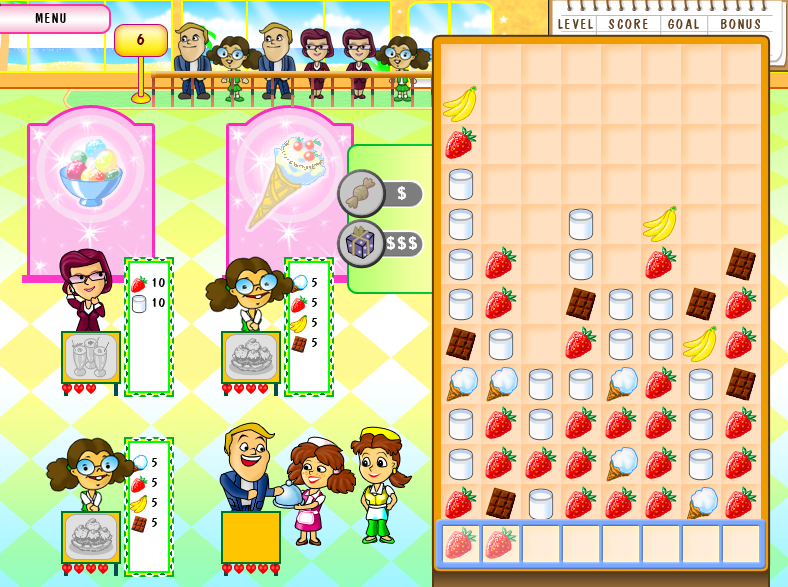
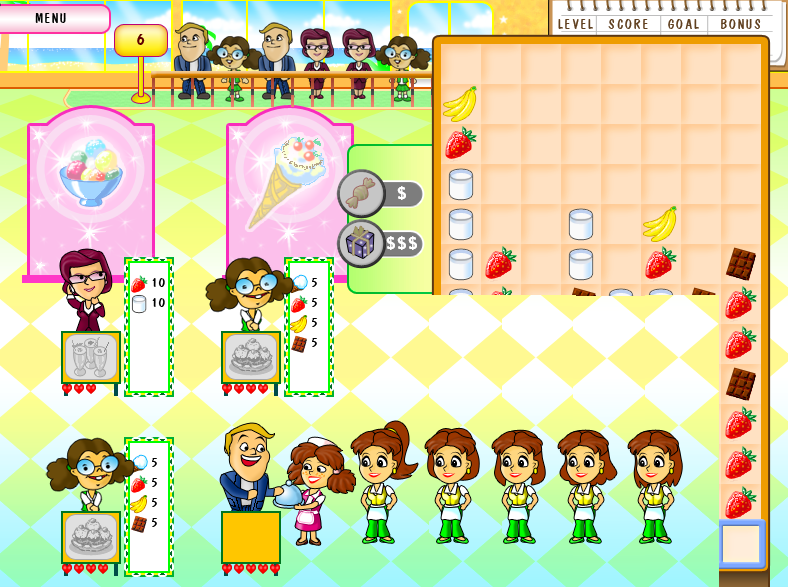
Before/after of a 788 x 587 layered artwork. What changed in the layer stack:
added group "model- (копия) 8" with 61 layers above "model- (копия) 7" over (x1=615, y1=415, x2=684, y2=543)
added group "Голова (копия) 8" with 32 layers in group "model- (копия) 8" over (x1=626, y1=415, x2=684, y2=496)
added group "туловище и ноги (копия) 8" with 19 layers in group "model- (копия) 8" over (x1=615, y1=481, x2=671, y2=543)
added layer "Слой 2 (копия) 8" in group "туловище и ноги (копия) 8" over (x1=615, y1=481, x2=669, y2=539)
added group "model- (копия) 7" with 61 layers above "model- (копия) 6" over (x1=545, y1=415, x2=617, y2=543)
added group "Голова (копия) 7" with 32 layers in group "model- (копия) 7" over (x1=556, y1=415, x2=614, y2=496)
added group "туловище и ноги (копия) 7" with 19 layers in group "model- (копия) 7" over (x1=545, y1=481, x2=601, y2=543)
added layer "Слой 2 (копия) 6" in group "туловище и ноги (копия) 7" over (x1=545, y1=481, x2=599, y2=539)
added group "хвост (копия) 3" with 1 layers in group "model- (копия) 7" over (x1=560, y1=430, x2=617, y2=486)
added layer "Фигура 5 (копия) 4" in group "хвост (копия) 3" over (x1=560, y1=430, x2=617, y2=486)
added group "model- (копия) 6" with 61 layers above "model- (копия) 5" over (x1=479, y1=415, x2=548, y2=543)
added group "Голова (копия) 6" with 32 layers in group "model- (копия) 6" over (x1=490, y1=415, x2=548, y2=496)
added group "туловище и ноги (копия) 6" with 19 layers in group "model- (копия) 6" over (x1=479, y1=481, x2=535, y2=543)
added layer "Слой 2 (копия) 4" in group "туловище и ноги (копия) 6" over (x1=479, y1=481, x2=533, y2=539)
added group "model- (копия) 5" with 61 layers above "model- (копия) 4" over (x1=412, y1=415, x2=481, y2=543)
added group "Голова (копия) 5" with 32 layers in group "model- (копия) 5" over (x1=424, y1=415, x2=481, y2=496)
painted on "Слой 1" over (x1=429, y1=295, x2=719, y2=587)
…and 237 more changes (219 added, 1 opacity, 17 painted, 1 visibility)
